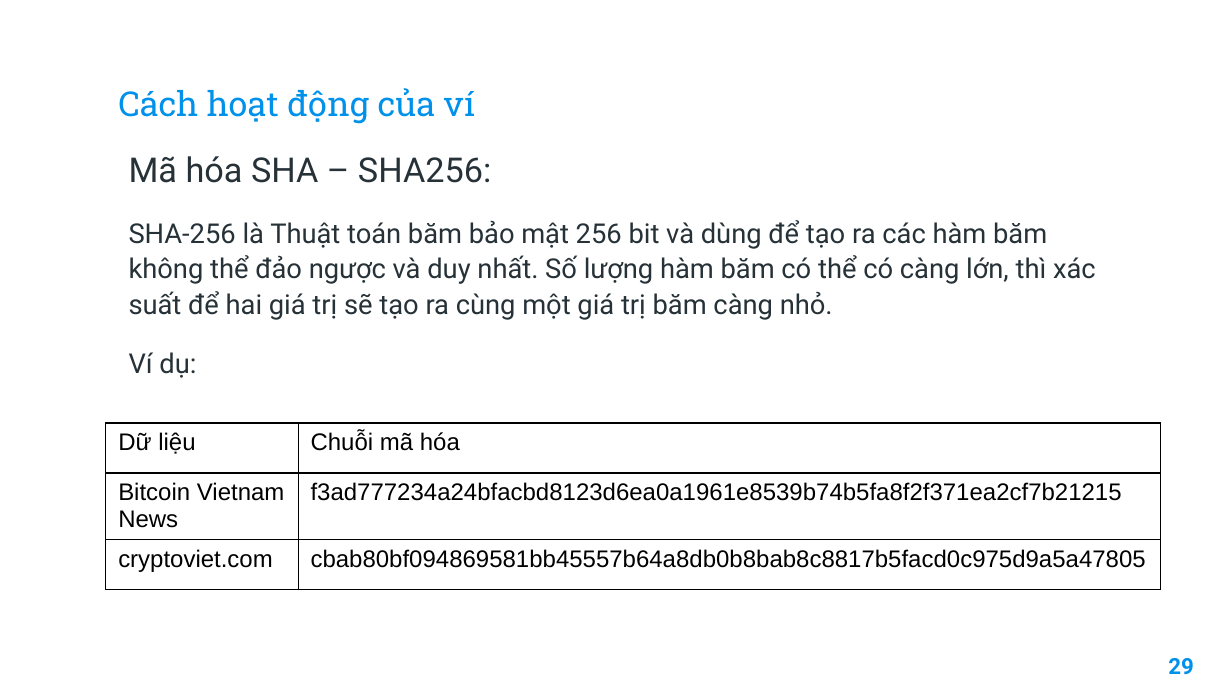
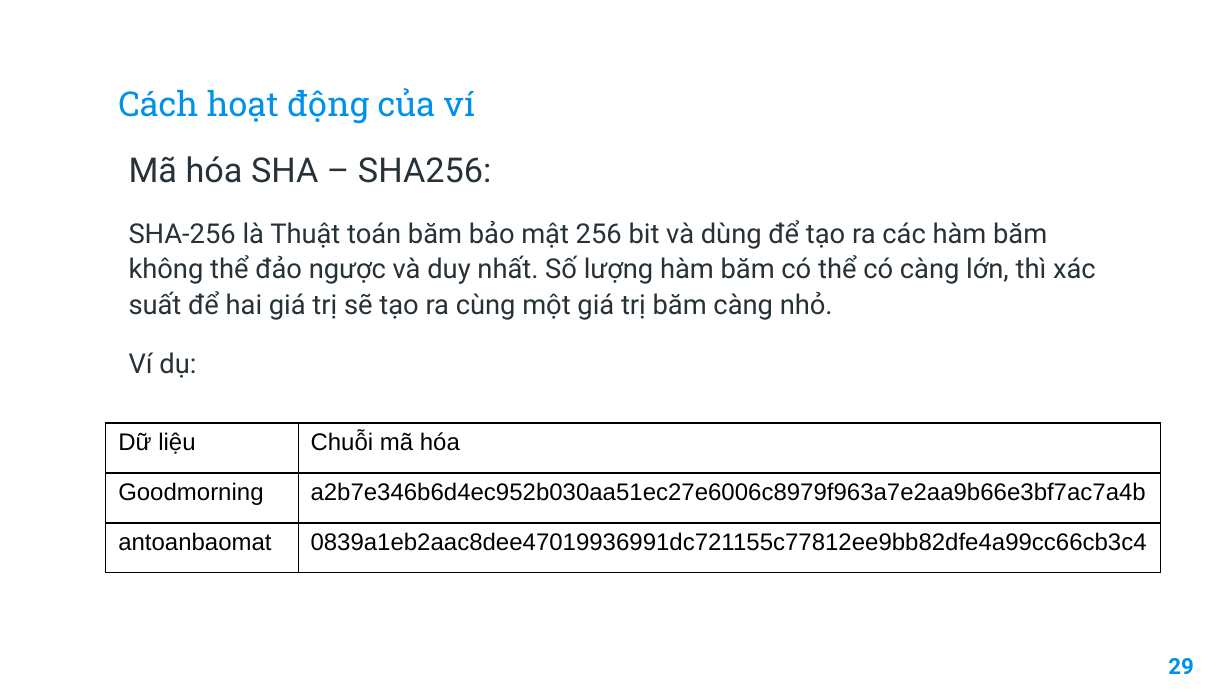
Before and after one commit to TccKaiCi/blockChainWallet, a slide deck: slide 31 of atbmhttt2.pptx. Drawn at 1232x693 pixels with LibreOffice and Linux fonts; fonts in the diff are those of the drawing; background and template pictures are left out. Boxes give left, top, right and bottom in pixels: in the first picture for what was removed or moved away, otherwise in the second. Text is boxed around its words. In the diff, an @@ line names an element or a change of style, - is before the commit and + after.

```diff
--- a/atbmhttt2.pptx
+++ b/atbmhttt2.pptx
@@ table at (106,423,1161,573) @@
-row 2, column 1: Bitcoin Vietnam News
+row 2, column 1: Goodmorning
-row 2, column 2: f3ad777234a24bfacbd8123d6ea0a1961e8539b74b5fa8f2f371ea2cf7b21215
+row 2, column 2: a2b7e346b6d4ec952b030aa51ec27e6006c8979f963a7e2aa9b66e3bf7ac7a4b
-row 3, column 1: cryptoviet.com
+row 3, column 1: antoanbaomat
-row 3, column 2: cbab80bf094869581bb45557b64a8db0b8bab8c8817b5facd0c975d9a5a47805
+row 3, column 2: 0839a1eb2aac8dee47019936991dc721155c77812ee9bb82dfe4a99cc66cb3c4
```
Also in this commit, not shown: 2 other slides changed.
